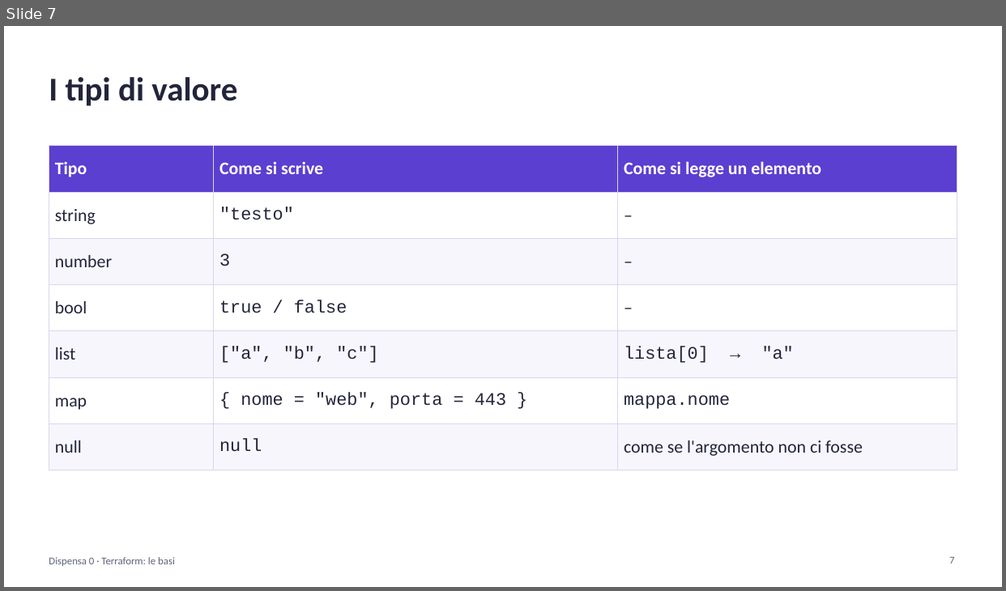
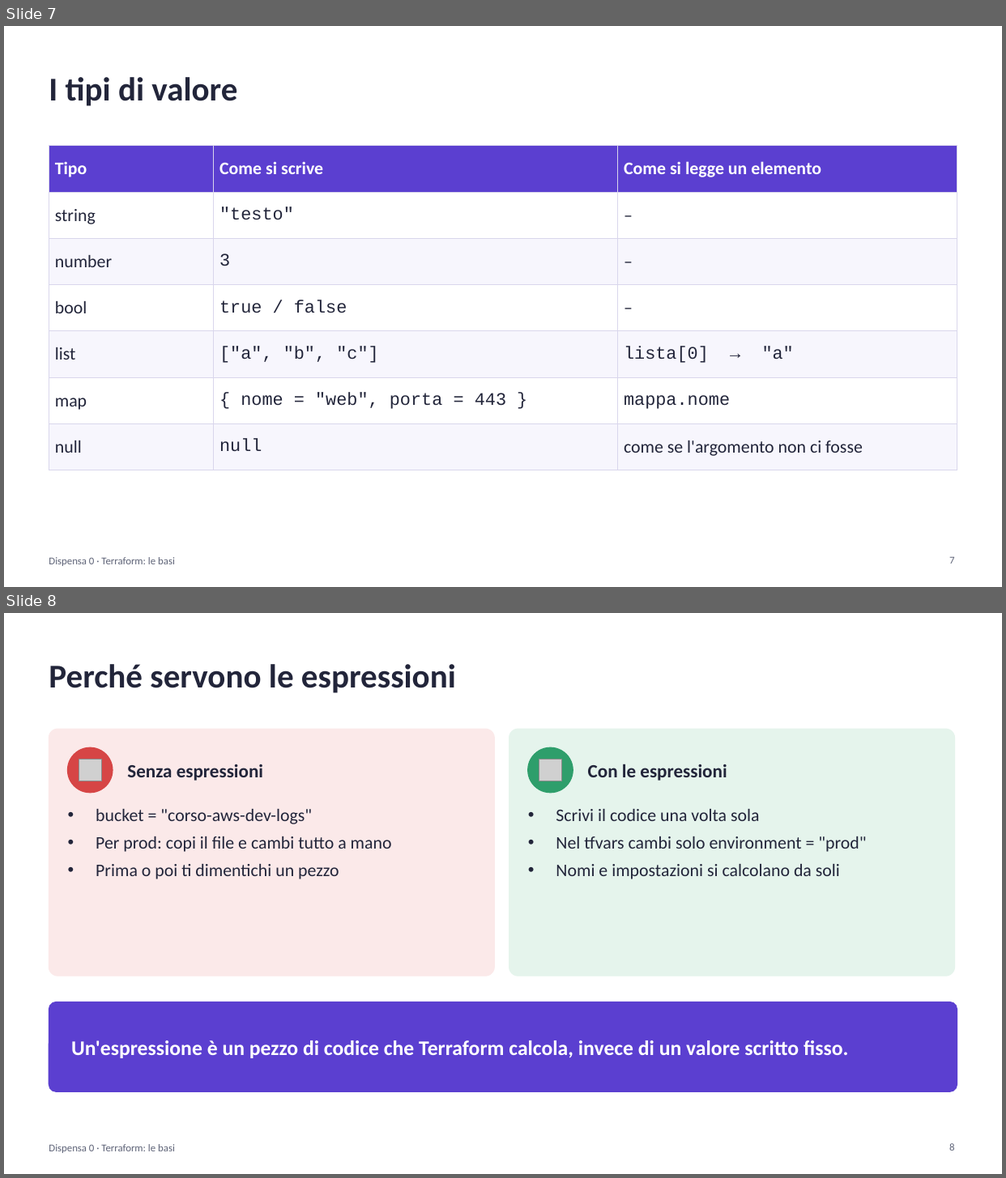
Before and after one commit to cereZ23/aws, a slide deck: slide/slide-0-terraform.pptx. Shown one above the other, each under a label of ours: slide 7 before the commit, slides 7 and 8 after it. The pictures are 1006x591 and 1006x1178 pixels, drawn with LibreOffice and Linux fonts; fonts in the diff are those of the drawing; grey boxes stand for pictures. Boxes give left, top, right and bottom in pixels: in the first picture for what was removed or moved away, otherwise in the second. Text is boxed around its words. In the diff, an @@ line names an element or a change of style, - is before the commit and + after.

Commit message:
Espressioni spiegate con un esempio concreto (bucket dei log dev/prod)

```diff
--- a/slide/slide-0-terraform.pptx
+++ b/slide/slide-0-terraform.pptx
@@ slide 8 added at (x1=4, y1=613, x2=1002, y2=1174), background #FFFFFF @@
@@ text added at (x1=49, y1=664, x2=456, y2=693), 32 pt, text #22253A, bold @@
+Perché servono le espressioni
@@ rounded rectangle added at (x1=49, y1=729, x2=494, y2=976), fill #FBE9E9, outline #FBE9E9 1 pt @@
@@ rounded rectangle added at (x1=509, y1=729, x2=955, y2=976), fill #E5F4EC, outline #E5F4EC 1 pt @@
@@ ellipse added at (x1=68, y1=747, x2=113, y2=793), fill #D64545, outline #D64545 1 pt @@
@@ ellipse added at (x1=528, y1=747, x2=573, y2=793), fill #2E9E6B, outline #2E9E6B 1 pt @@
@@ picture added at (x1=79, y1=759, x2=101, y2=781) @@
@@ text added at (x1=127, y1=764, x2=263, y2=781), 18 pt, text #22253A, bold @@
+Senza espressioni
@@ picture added at (x1=539, y1=759, x2=562, y2=781) @@
@@ text added at (x1=588, y1=764, x2=727, y2=781), 18 pt, text #22253A, bold @@
+Con le espressioni
@@ text added at (x1=96, y1=809, x2=392, y2=879), 17 pt, text #22253A @@
+• bucket = "corso-aws-dev-logs"
+• Per prod: copi il file e cambi tutto a mano
+• Prima o poi ti dimentichi un pezzo
@@ text added at (x1=556, y1=809, x2=866, y2=879), 17 pt, text #22253A @@
+• Scrivi il codice una volta sola
+• Nel tfvars cambi solo environment = "prod"
+• Nomi e impostazioni si calcolano da soli
@@ rounded rectangle added at (x1=49, y1=1003, x2=957, y2=1093), fill #5B3FD0, outline #5B3FD0 1 pt @@
@@ text added at (x1=71, y1=1041, x2=848, y2=1059), 20 pt, text #FFFFFF, bold @@
+Un'espressione è un pezzo di codice che Terraform calcola, invece di un valore scritto fisso.
@@ text added at (x1=49, y1=1144, x2=175, y2=1153), 10 pt, text #5F6478 @@
+Dispensa 0 · Terraform: le basi
@@ page number added at (x1=949, y1=1144, x2=954, y2=1151), 10 pt, text #5F6478 @@
+8
```
Also in this commit, not shown: 5 slides changed, 3 other slides added, 1 other file.
